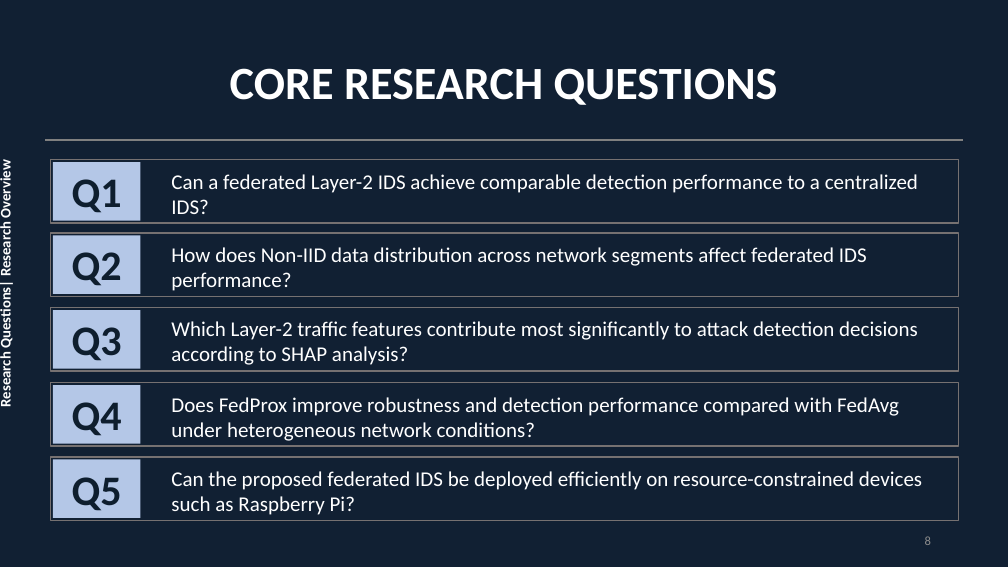
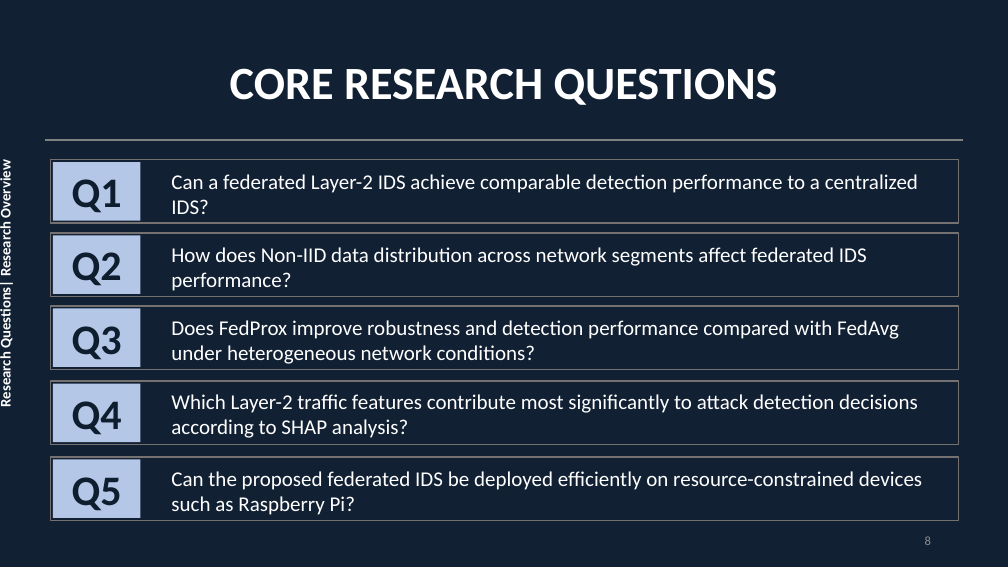
Before and after one commit to ghasemizade/research-gate, a slide deck: slide 8 of proposal-present-slides.pptx. Drawn at 1008x567 pixels with LibreOffice and Linux fonts; fonts in the diff are those of the drawing. Boxes give left, top, right and bottom in pixels: in the first picture for what was removed or moved away, otherwise in the second. Text is boxed around its words. In the diff, an @@ line names an element or a change of style, - is before the commit and + after.

```diff
--- a/proposal-present-slides.pptx
+++ b/proposal-present-slides.pptx
@@ rectangle "Does FedProx improve robustness and ..." moved from (x1=51, y1=383, x2=959, y2=446) to (x1=51, y1=306, x2=959, y2=370) @@
@@ rectangle "Which Layer-2 traffic features contribute ..." moved from (x1=51, y1=308, x2=959, y2=371) to (x1=51, y1=381, x2=959, y2=445) @@
```
Also in this commit, not shown: 1 other slide changed, 1 slide added, 1 other file.
